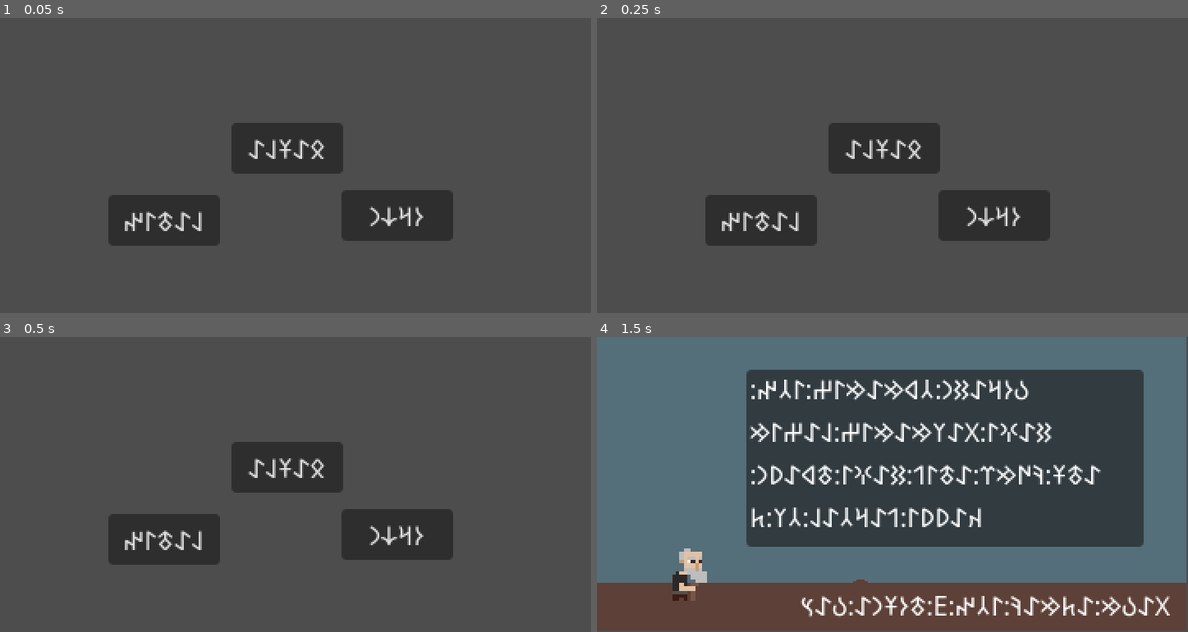
Above: before the commit, frames 1-4 (two rows, left to right).
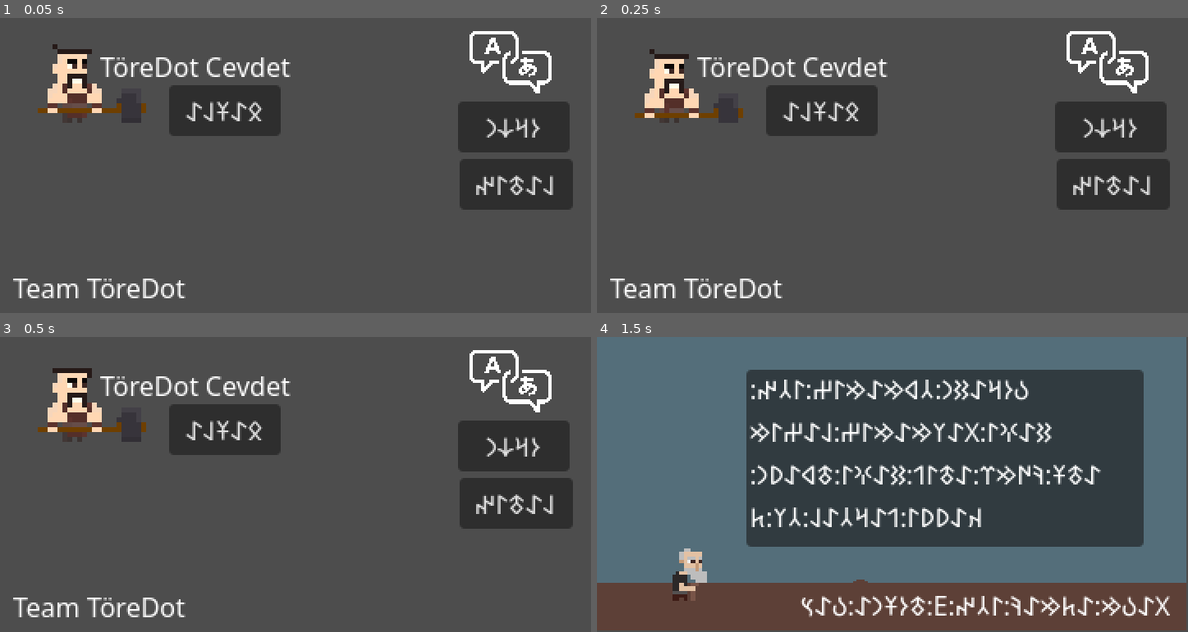
Above: after the commit, the same moments.

Repository: grapdega/deli-demir
Game: Godot game, scene res://sahneler/bolumler/main.tscn
Same seed, same stepped clock (60 frames per second), same inputs: the game is played once before the commit and once after it.
Inputs:
- Up to frame 1 (0.05 s): no input
- Up to frame 2 (0.25 s): no input
- Up to frame 3 (0.5 s): no input
- Up to frame 4 (1.5 s): click "𐰋𐰀𐱁𐰞𐰀" at 0.5 s; tap Enter (ui_accept) at 1.25 s; hold Right (ui_right) from 1.28 s (still down)

The runs differ from the first frame. In frame 1, 23% of the frame differs, in the area x 2-97%, y 4-95%; in frame 2, 23%; in frame 3, 23%; in frame 4, nothing differs.

Commit message:
fix menu

Diff:
--- a/sahneler/bolumler/main.tscn
+++ b/sahneler/bolumler/main.tscn
@@ -1,30 +1,86 @@
-[gd_scene load_steps=2 format=3 uid="uid://dfn54cmukqgft"]
+[gd_scene load_steps=8 format=3 uid="uid://dfn54cmukqgft"]
 
 [ext_resource type="Script" uid="uid://bv4aofkv2nhm2" path="res://sahneler/bolumler/main.gd" id="1_83j65"]
+[ext_resource type="Texture2D" uid="uid://bih8qgnheuux5" path="res://kaynak/resim/cevdet-idle.png" id="2_dglvg"]
+[ext_resource type="Texture2D" uid="uid://d6phg21xc1fh" path="res://kaynak/resim/lang.png" id="3_beadw"]
+
+[sub_resource type="AtlasTexture" id="AtlasTexture_n08rp"]
+atlas = ExtResource("2_dglvg")
+region = Rect2(0, 0, 32, 16)
+
+[sub_resource type="AtlasTexture" id="AtlasTexture_ggebt"]
+atlas = ExtResource("2_dglvg")
+region = Rect2(32, 0, 32, 16)
+
+[sub_resource type="AtlasTexture" id="AtlasTexture_gnrxn"]
+atlas = ExtResource("2_dglvg")
+region = Rect2(64, 0, 32, 16)
+
+[sub_resource type="SpriteFrames" id="SpriteFrames_xa1mq"]
+animations = [{
+"frames": [{
+"duration": 1.0,
+"texture": SubResource("AtlasTexture_n08rp")
+}, {
+"duration": 1.0,
+"texture": SubResource("AtlasTexture_ggebt")
+}, {
+"duration": 1.0,
+"texture": SubResource("AtlasTexture_gnrxn")
+}],
+"loop": true,
+"name": &"default",
+"speed": 5.0
+}]
 
 [node name="Node2D" type="Node2D"]
 script = ExtResource("1_83j65")
 
 [node name="basla" type="Button" parent="."]
-offset_left = 141.0
-offset_top = 64.0
-offset_right = 209.0
-offset_bottom = 89.0
+offset_left = 103.0
+offset_top = 41.0
+offset_right = 171.0
+offset_bottom = 72.0
 text = "basla"
 
 [node name="latin" type="Button" parent="."]
-offset_left = 66.0
-offset_top = 108.0
-offset_right = 134.0
-offset_bottom = 133.0
+offset_left = 280.0
+offset_top = 86.0
+offset_right = 349.0
+offset_bottom = 117.0
 text = "latin"
 
 [node name="orkun" type="Button" parent="."]
-offset_left = 208.0
-offset_top = 105.0
-offset_right = 276.0
-offset_bottom = 130.0
+offset_left = 279.0
+offset_top = 51.0
+offset_right = 347.0
+offset_bottom = 82.0
 text = "orkun"
+
+[node name="Label" type="Label" parent="."]
+offset_left = 8.0
+offset_top = 153.0
+offset_right = 113.0
+offset_bottom = 176.0
+text = "Team TöreDot"
+
+[node name="AnimatedSprite2D" type="AnimatedSprite2D" parent="."]
+position = Vector2(53, 40)
+scale = Vector2(3, 3)
+sprite_frames = SubResource("SpriteFrames_xa1mq")
+autoplay = "default"
+
+[node name="Sprite2D" type="Sprite2D" parent="."]
+position = Vector2(311, 27)
+scale = Vector2(0.07, 0.07)
+texture = ExtResource("3_beadw")
+
+[node name="Label2" type="Label" parent="."]
+offset_left = 61.0
+offset_top = 18.0
+offset_right = 177.0
+offset_bottom = 41.0
+text = "TöreDot Cevdet"
 
 [connection signal="pressed" from="basla" to="." method="_on_basla_pressed"]
 [connection signal="pressed" from="latin" to="." method="_on_latin_pressed"]
Binary file added: kaynak/resim/lang.jpg
Not shown, added: kaynak/resim/lang.jpg.import
Binary file added: kaynak/resim/lang.png
Not shown, added: kaynak/resim/lang.png.import
